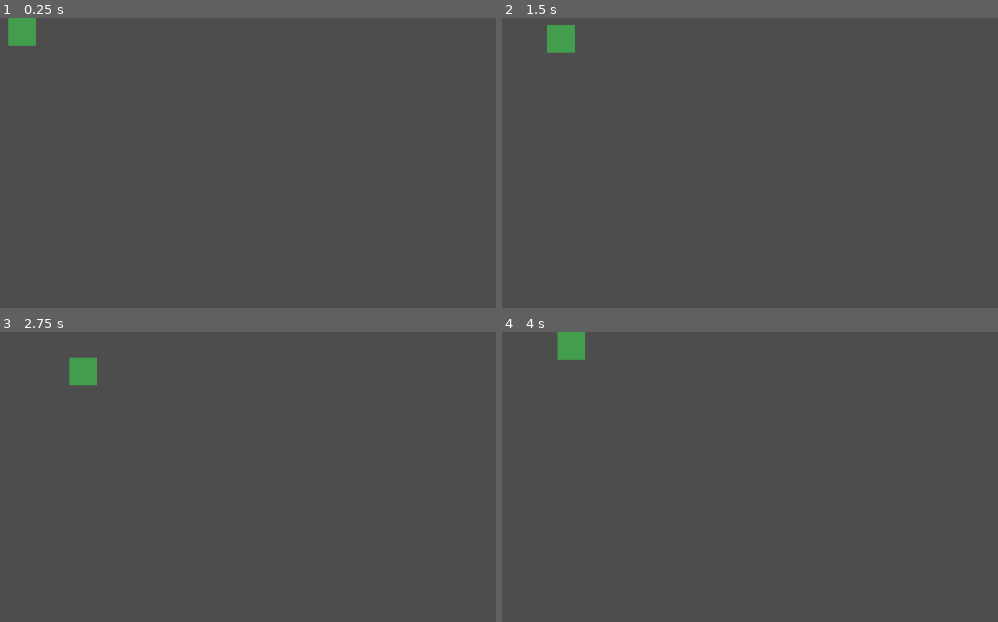
Above: before the commit, frames 1-4 (two rows, left to right).
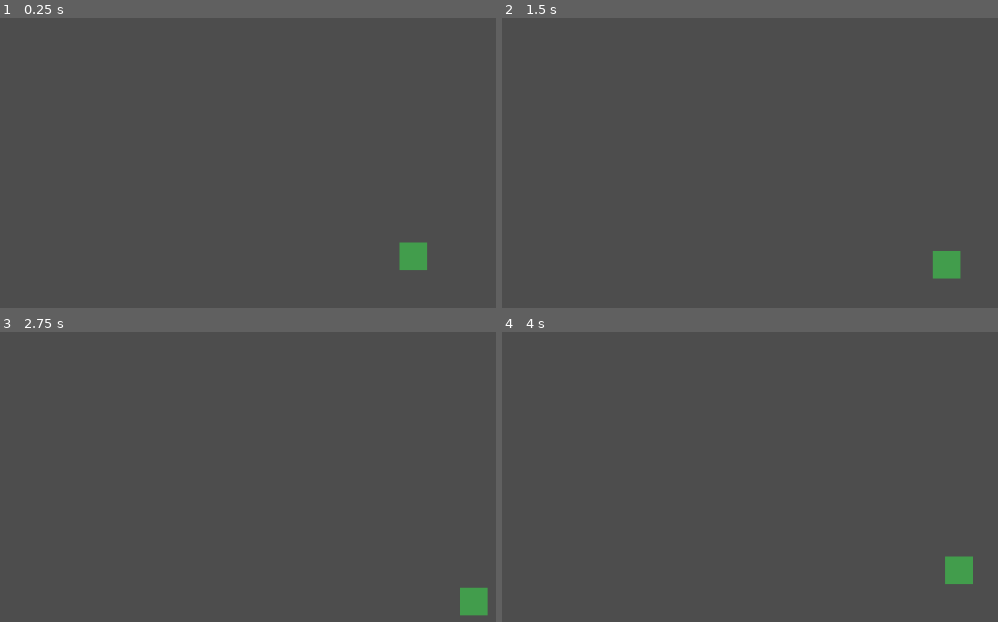
Above: after the commit, the same moments.

Repository: ProgrammingLogic/GoDot-SnakeGame
Game: Godot game, scene res://src/snake.tscn
Two runs of this game, one before a commit and one after it. Both use one fixed random seed, a clock stepped at 60 frames per second and the inputs below. This scene is started directly instead of the project's main scene.
Inputs:
- Up to frame 1 (0.25 s): no input
- Up to frame 2 (1.5 s): hold Right (turn_right) 0.53-1.28 s; tap Enter at 1.25 s; hold Down (turn_down) from 1.28 s (still down)
- Up to frame 3 (2.75 s): tap Space at 2 s; release Down (turn_down) at 2.03 s; hold Right (turn_right) from 2.03 s (still down)
- Up to frame 4 (4 s): tap Enter at 2.75 s; release Right (turn_right) at 2.78 s; hold Up (turn_up) 2.78-3.53 s; tap Space at 3.5 s; hold Left (turn_left) from 3.53 s (still down)

The runs differ from the first frame. In frame 1, 1.1% of the frame differs, in the area x 1-87%, y 0-87%; in frame 2, 1.1%; in frame 3, 1.1%; in frame 4, 1.1%, in the area x 11-95%, y 0-87%.

Commit message:
Implement snake movement

Diff:
--- a/src/Snake.gd
+++ b/src/Snake.gd
@@ -1,36 +1,33 @@
 extends Area2D
 
-
-var speed = Vector2(50, 50)
-
-# Direction defaults to right
-var direction = Vector2(1, 0)
+var speed = 1
+var velocity = Vector2(0, 0)
+var screen_size
 
 
 # Called when the node enters the scene tree for the first time.
 func _ready():
-	pass # Replace with function body.
+	position = get_viewport_rect().get_center()
 
 
 # Called every frame. 'delta' is the elapsed time since the previous frame.
 func _process(delta):
 	# Set direction to right
 	if Input.is_action_pressed("turn_right"):
-		direction.x = 1
-		direction.y = 0
+		velocity.x = speed * 1
+		velocity.y = 0
 	# Set direction to left
 	elif Input.is_action_pressed("turn_left"):
-		direction.x = -1
-		direction.y = 0
+		velocity.x = speed * -1
+		velocity.y = 0
 	# Set direction to up
 	elif Input.is_action_pressed("turn_up"):
-		direction.x = 0
-		direction.y = -1
+		velocity.x = 0
+		velocity.y = speed * -1
 	# Set direction to down
 	elif Input.is_action_pressed("turn_down"):
-		direction.x = 0
-		direction.y = 1
-
+		velocity.x = 0
+		velocity.y = speed * 1
 
 	# Move the snake
-	position += (direction * speed) * delta
+	position += velocity
